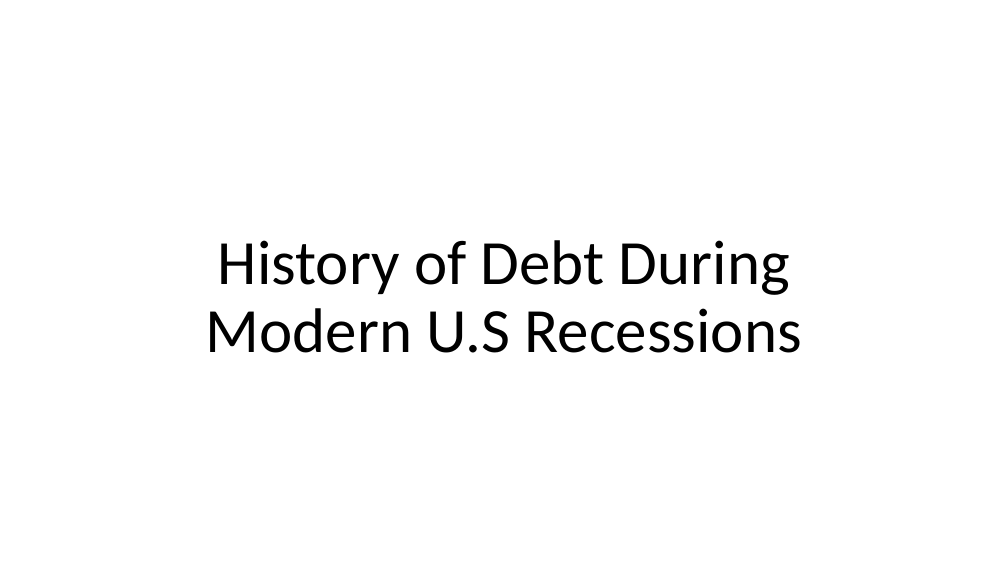
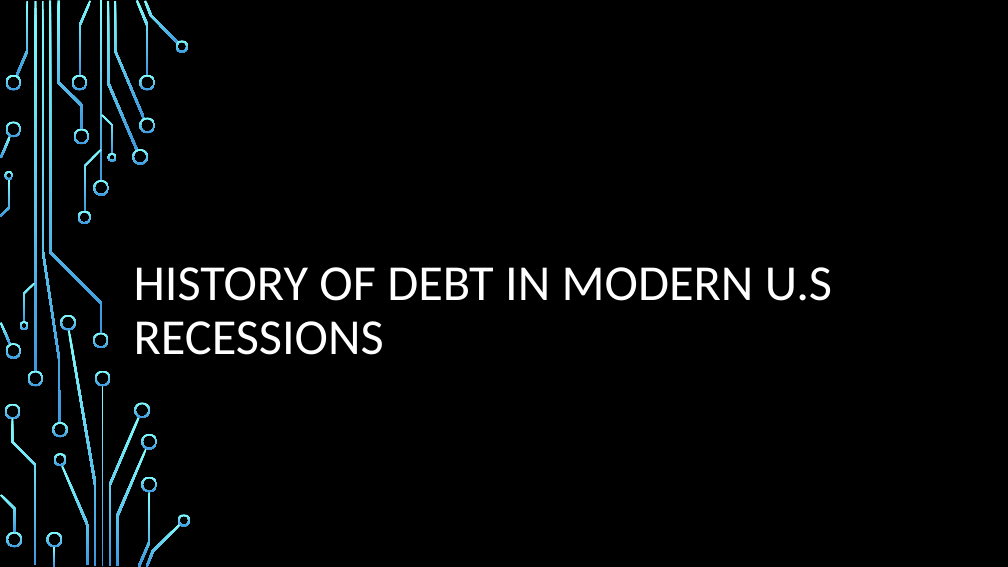
Before and after one commit to brownal05/project1, a slide deck: slide 1 of reports/History of Debt During Mordern U.pptx. Drawn at 1008x567 pixels with LibreOffice and Linux fonts; fonts in the diff are those of the drawing; background and template pictures are left out. Boxes give left, top, right and bottom in pixels: in the first picture for what was removed or moved away, otherwise in the second. Text is boxed around its words. In the diff, an @@ line names an element or a change of style, - is before the commit and + after.

```diff
--- a/reports/History of Debt During Mordern U.pptx
+++ b/reports/History of Debt During Mordern U.pptx
@@ background #FFFFFF to picture (left out) @@
@@ title at box(134, 267, 832, 355): text changed; size 60 to 48 pt; text colour #000000 to #FFFFFF @@
-History of Debt During Modern U.S Recessions
+HISTORY OF DEBT IN MODERN U.S RECESSIONS
@@ group added at box(0, 0, 191, 567): 50 freeform shapes, 4 rectangles @@
```
Also in this commit, not shown: 10 other slides changed, 3 slides added, 5 other files.
